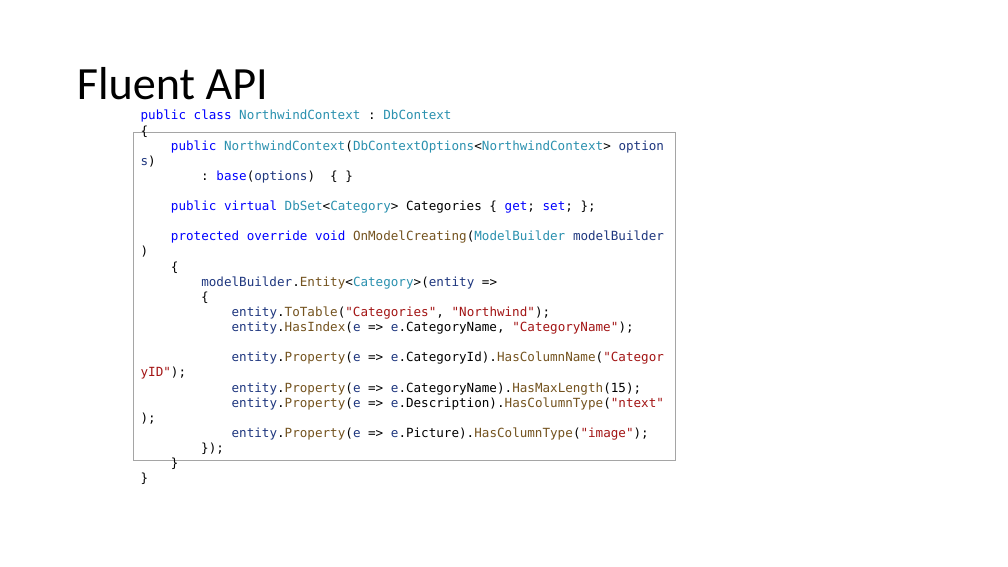
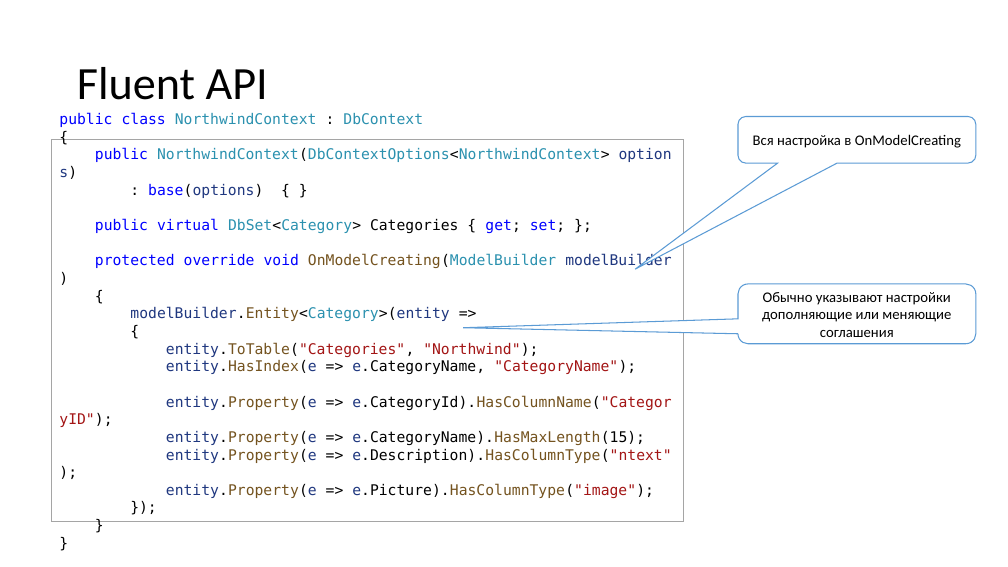
Before and after one commit to MihailRomanov/asp_net_course_2024, a slide deck: slide 20 of Modules/02. Some standard libraries/02. ADO.Net and ORMs/04. EF Core.pptx. Drawn at 1008x567 pixels with LibreOffice and Linux fonts; fonts in the diff are those of the drawing. Boxes give left, top, right and bottom in pixels: in the first picture for what was removed or moved away, otherwise in the second. Text is boxed around its words. In the diff, an @@ line names an element or a change of style, - is before the commit and + after.

```diff
--- a/Modules/02. Some standard libraries/02. ADO.Net and ORMs/04. EF Core.pptx
+++ b/Modules/02. Some standard libraries/02. ADO.Net and ORMs/04. EF Core.pptx
@@ rounded speech box added at box(738, 116, 976, 163), fill #FFFFFF, outline #5B9BD5 1 pt, 14 pt, text #000000 @@
+Вся настройка в OnModelCreating
@@ rectangle "public class NorthwindContext : DbContext ...": place and size @@
-rectangle "public class NorthwindContext : DbContext ..." at box(133, 132, 675, 461)
+rectangle "public class NorthwindContext : DbContext ..." at box(52, 140, 684, 522)
@@ rectangle "public class NorthwindContext : DbContext ..." at box(52, 140, 684, 522): size 12 to 14 pt @@
@@ rounded speech box added at box(738, 284, 976, 344), fill #FFFFFF, outline #5B9BD5 1 pt, 14 pt, text #000000 @@
+Обычно указывают настройки дополняющие или меняющие соглашения
```
Also in this commit, not shown: 17 other slides changed.
